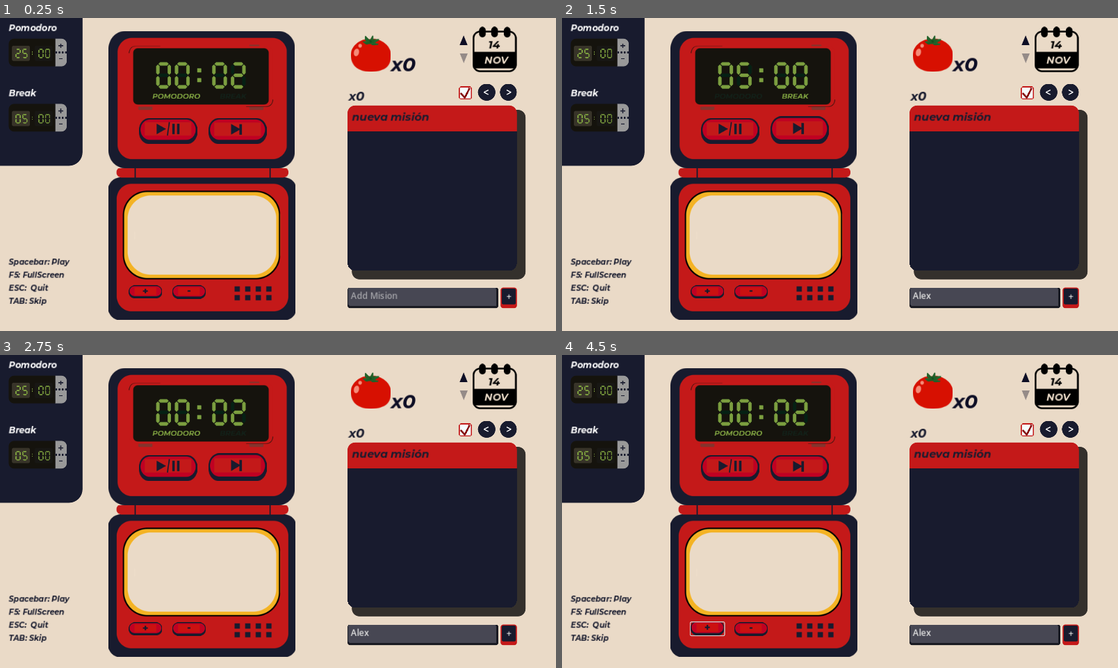
Above: before the commit, frames 1-4 (two rows, left to right).
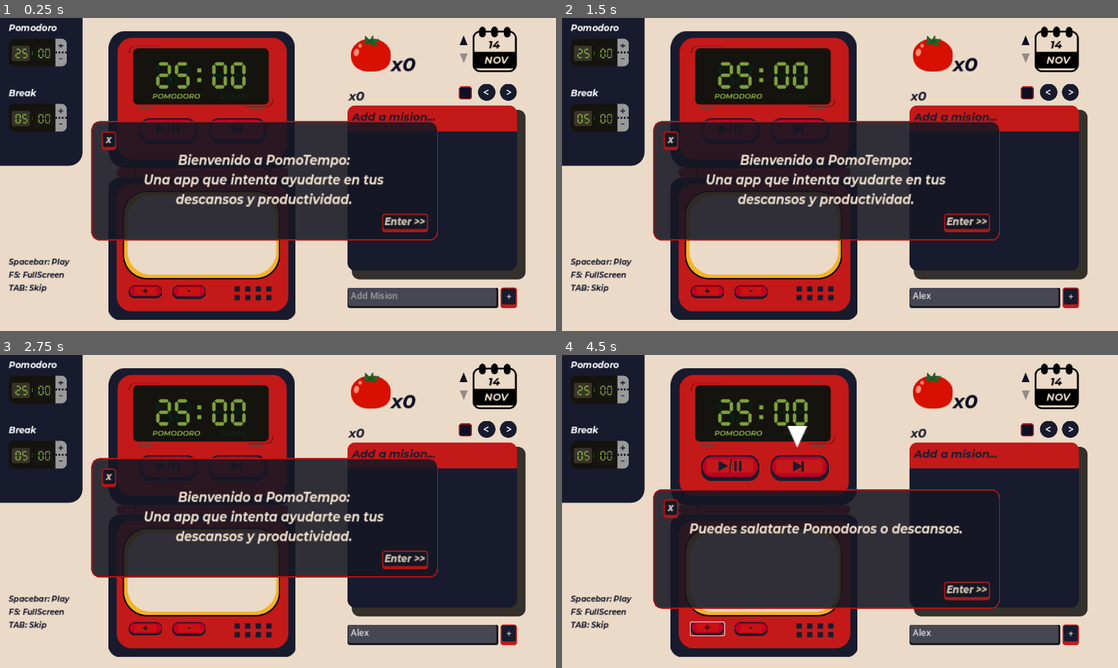
Above: after the commit, the same moments.

Repository: JesusRoberto64/PomoTempo-app
Game: Godot game, scene res://Escenas/Screens/main_screen.tscn
The game is run twice, just before and just after one commit, with the same random seed, the same clock (stepped at 60 frames per second) and the same inputs.
Inputs (mouse positions are in pixels of both pictures, inside the frame that each line leads up to):
- Up to frame 1 (0.25 s): no input
- Up to frame 2 (1.5 s): click (984, 296) at 0.52 s; type "Alex" at 0.6 s; click (801, 130) at 1.25 s
- Up to frame 3 (2.75 s): click (239, 467) at 2 s
- Up to frame 4 (4.5 s): click (967, 558) at 2.75 s, where only the run after the commit has a clickable "Enter >>"; click (967, 589) at 3.5 s, where only the run after the commit has a clickable "Enter >>"; click (706, 630) at 4.25 s

The runs differ from the first frame. In frame 1, 17% of the frame differs, in the area x 1-85%, y 14-92%; in frame 2, 17%, in the area x 1-90%, y 14-93%; in frame 3, 17%; in frame 4, 17%.

Commit message:
FIXED error on array
detected bug when you expose an array variable with the @export tag in gd script

Diff:
--- a/godot-frtn/Escenas/Screens/main_screen.tscn
+++ b/godot-frtn/Escenas/Screens/main_screen.tscn
@@ -714,15 +714,12 @@
 
 [node name="Pomodoro" parent="." instance=ExtResource("1_wi186")]
 position = Vector2(200, 24)
-Pomodoro = 2.0
 
 [node name="Alarm" parent="." instance=ExtResource("2_jbx1w")]
 position = Vector2(200, 276)
 
 [node name="MisionMiniPanel" parent="." instance=ExtResource("4_on8gy")]
 position = Vector2(640, 113)
-misiones = []
-pomoArr = []
 metadata/_edit_horizontal_guides_ = [24.0]
 
 [node name="AddMision" parent="." instance=ExtResource("5_er0ne")]
@@ -772,6 +769,7 @@
 text = "F5: FullScreen"
 
 [node name="esc" type="Label" parent="ShortCutsCtrl"]
+visible = false
 layout_mode = 0
 offset_left = 16.0
 offset_top = 16.0
@@ -796,16 +794,15 @@
 [node name="spacebar2" type="Label" parent="ShortCutsCtrl"]
 layout_mode = 0
 offset_left = 16.0
-offset_top = 40.0
+offset_top = 16.0
 offset_right = 133.0
-offset_bottom = 63.0
+offset_bottom = 39.0
 theme_override_colors/font_color = Color(0.0941176, 0.105882, 0.180392, 1)
 theme_override_fonts/font = ExtResource("11_6eylm")
 theme_override_font_sizes/font_size = 14
 text = "TAB: Skip"
 
 [node name="Tutorial" type="Control" parent="."]
-visible = false
 layout_mode = 3
 anchors_preset = 15
 anchor_right = 1.0
--- a/godot-frtn/Logica/ShortCutsCtrl.gd
+++ b/godot-frtn/Logica/ShortCutsCtrl.gd
@@ -1,8 +1,8 @@
 extends Control
 
 func _input(event):
-	if event.is_action_released("ui_cancel"):
-		get_tree().quit()
+	#if event.is_action_released("ui_cancel"):
+		#get_tree().quit()
 	if event.is_action_released("screen_mode"):
 		var display = DisplayServer
 		if display.window_get_mode() == display.WINDOW_MODE_WINDOWED:
--- a/godot-frtn/Logica/main_screen.gd
+++ b/godot-frtn/Logica/main_screen.gd
@@ -30,7 +30,7 @@
 	timerSeterPomo.set_Timer.connect(Pomodoro.set_Pomodoro_Timer)
 	timerSeterBreak.set_Timer.connect(Pomodoro.set_Break_Timer)
 
-	DataMannager.load_Data()
+	#DataMannager.load_Data()
 	init_Today(DateController, DateDisplay, PanelMision, Client)
 
 func on_Date_Change(_add):
@@ -61,7 +61,7 @@
 		update_date_display()
 		DateDisplay.forwardBtn.disabled = true
 		update_pomodoro_display()
-	DataMannager.save()
+	#DataMannager.save()
 
 func add_pomodoro_to_mision(_misionId: int):
 	Client.add_pomodoro_mision(_misionId)
--- a/godot-frtn/Logica/mision_mini_panel.gd
+++ b/godot-frtn/Logica/mision_mini_panel.gd
@@ -8,10 +8,9 @@
 @onready var forwardBtn = $Forward
 @onready var selectedBtn = $Selected
 
-@export var misiones = ["Misión 1", "Misión 2", "Misión 3",
-						"Misión 4", "Misión 5", "Misión 6"]
+var misiones = []
 
-@export var pomoArr = [99,10,0,3,0,0]
+var pomoArr = []
 
 var curPanel = 0
 var curMision = 0
@@ -73,6 +72,7 @@
 	if _misiones.size() == 0:
 		print("Error empty mision array")
 		isMisionSelected = false
+		print(_misiones)
 		return
 	if _misiones.size() != _pomodoros.size():
 		print("Error Misions and Pomodoros not syncroniced")
--- a/godot-frtn/project.godot
+++ b/godot-frtn/project.godot
@@ -75,4 +75,5 @@
 
 renderer/rendering_method="gl_compatibility"
 renderer/rendering_method.mobile="gl_compatibility"
+textures/vram_compression/import_etc2_astc=true
 environment/defaults/default_clear_color=Color(0.917647, 0.854902, 0.780392, 1)
Not shown, added: godot-frtn/export_presets.cfg
